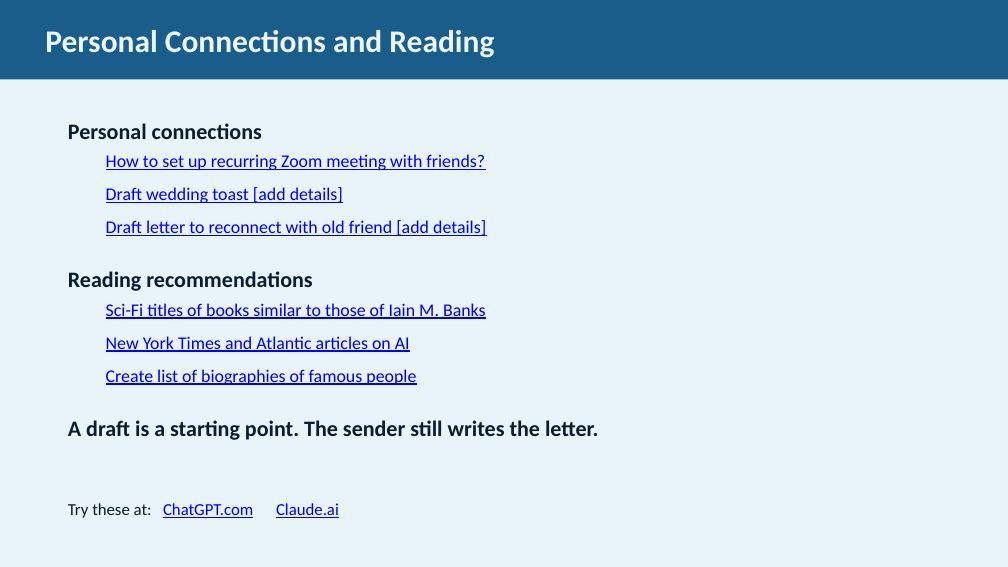
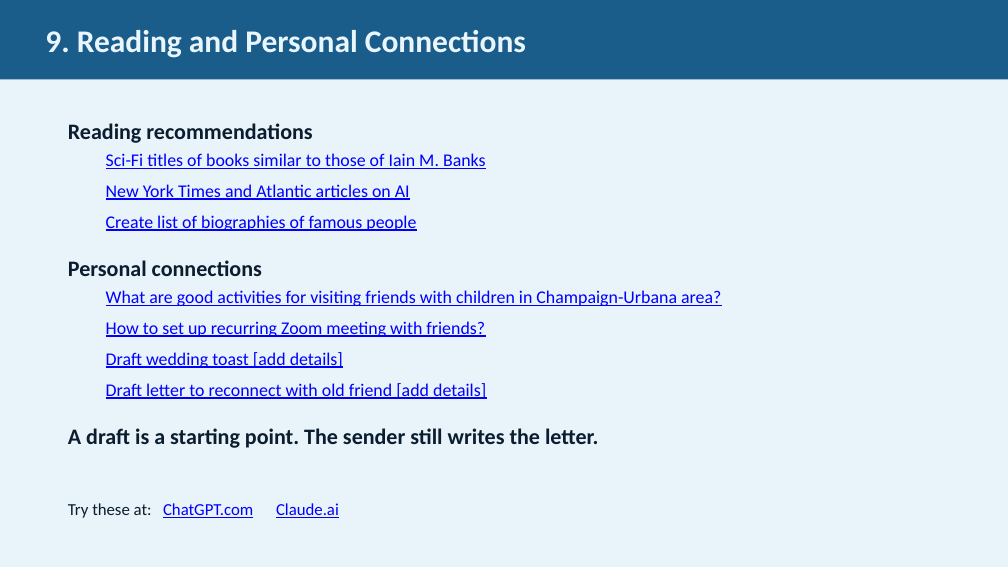
Before and after one commit to JimFawcett/NewSite, a slide deck: slide 9 of AI Presentation 2026/AI_Presentation.pptx (slide 8 before the commit). Drawn at 1008x567 pixels with LibreOffice and Linux fonts; fonts in the diff are those of the drawing. Boxes give left, top, right and bottom in pixels: in the first picture for what was removed or moved away, otherwise in the second. Text is boxed around its words. In the diff, an @@ line names an element or a change of style, - is before the commit and + after.

```diff
--- a/AI Presentation 2026/AI_Presentation.pptx
+++ b/AI Presentation 2026/AI_Presentation.pptx
@@ text in rectangle at box(45, 30, 526, 58): text changed @@
-Personal Connections and Reading
+9. Reading and Personal Connections
@@ text at box(68, 123, 486, 236): paragraphs removed @@
-Personal connections
-  How to set up recurring Zoom meeting with friends?
-  Draft wedding toast [add details]
-  Draft letter to reconnect with old friend [add details]
@@ text at box(68, 123, 598, 448): less space between paragraphs @@
@@ text at box(68, 260, 721, 399): paragraphs added @@
+Personal connections
+  What are good activities for visiting friends with children in Champaign-Urbana area?
+  How to set up recurring Zoom meeting with friends?
+  Draft wedding toast [add details]
+  Draft letter to reconnect with old friend [add details]
```
Also in this commit, not shown: 28 other slides changed, 2 slides added, 15 other files.
